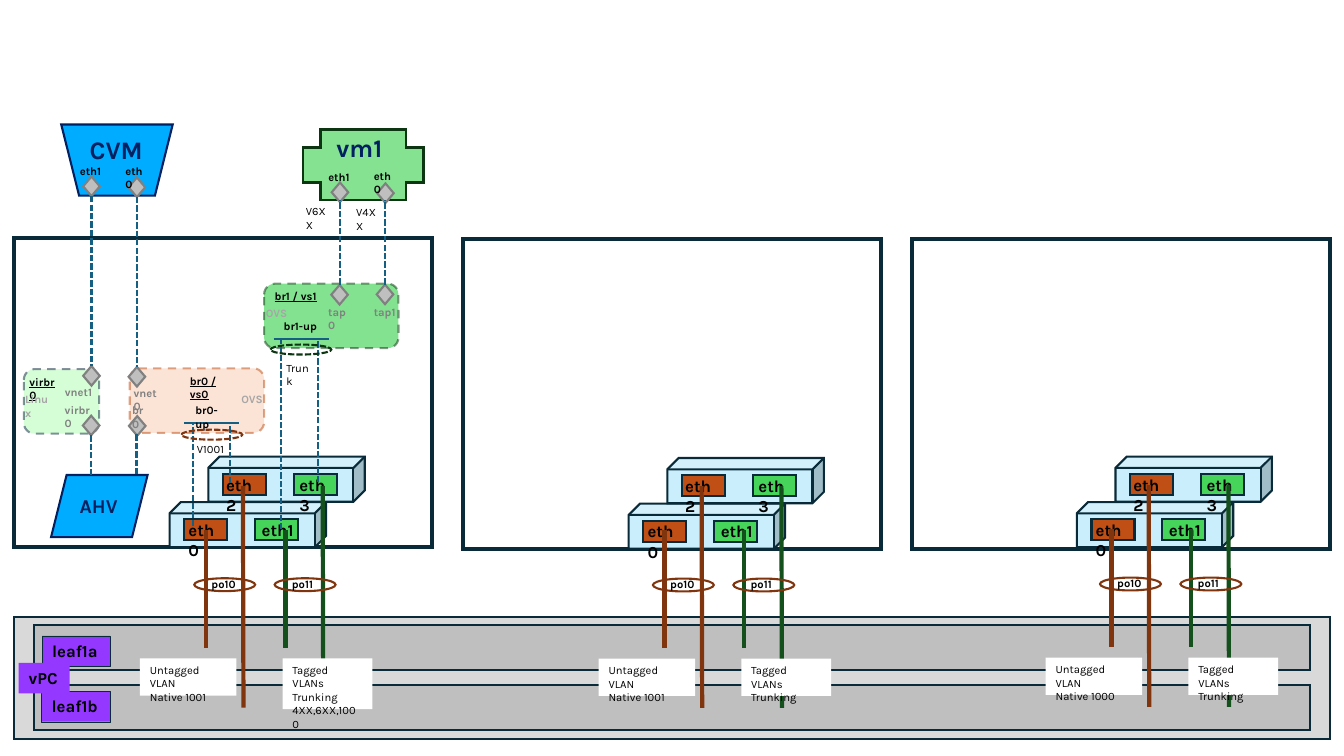
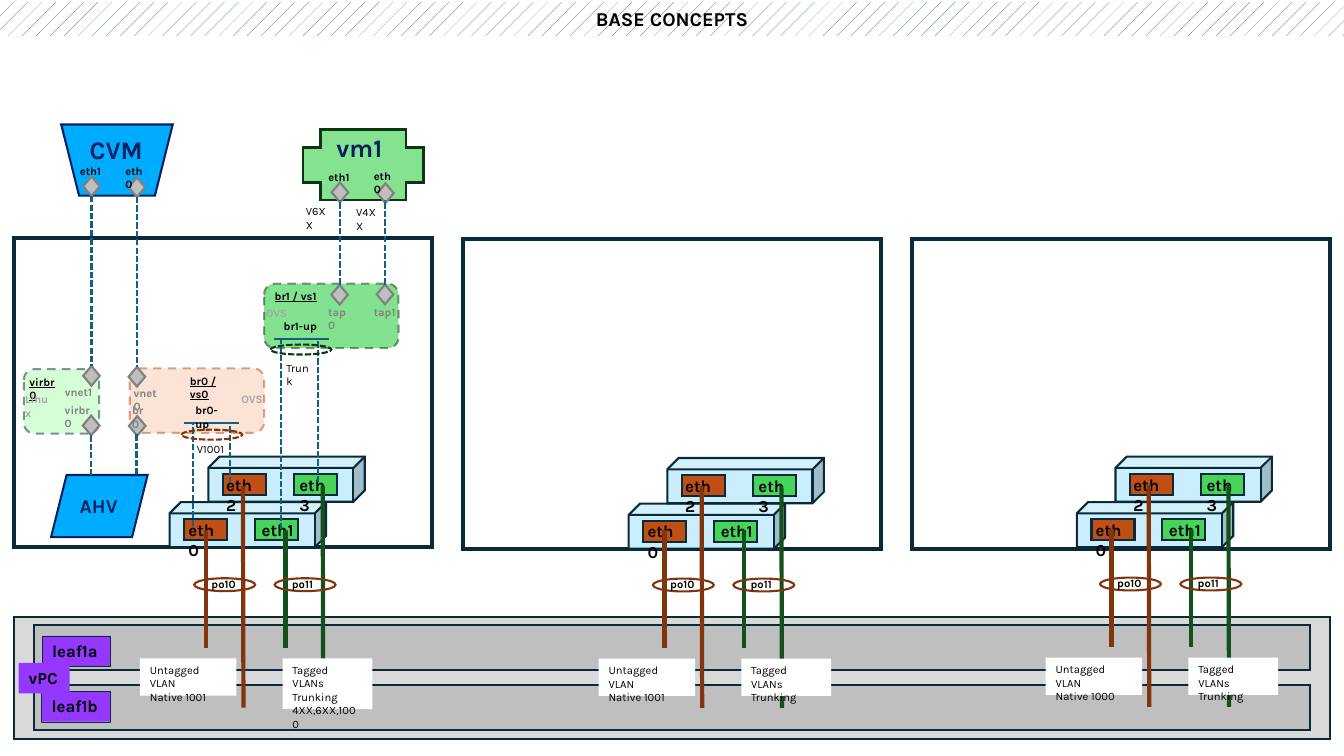
Before and after one commit to Focaccio/refnet, a slide deck: slide 1 of rn580_sys-nutanix/rn58x_ntx-concepts-gfx/ntx-build-concepts-gf-20250101b.pptx. Drawn at 1344x756 pixels with LibreOffice and Linux fonts; fonts in the diff are those of the drawing. Boxes give left, top, right and bottom in pixels: in the first picture for what was removed or moved away, otherwise in the second. Text is boxed around its words. In the diff, an @@ line names an element or a change of style, - is before the commit and + after.

```diff
--- a/rn580_sys-nutanix/rn58x_ntx-concepts-gfx/ntx-build-concepts-gf-20250101b.pptx
+++ b/rn580_sys-nutanix/rn58x_ntx-concepts-gfx/ntx-build-concepts-gf-20250101b.pptx
@@ text added at [596,8,748,32], 14 pt, text #000000, bold @@
+BASE CONCEPTS
```
Also in this commit, not shown: 1 slide added, 6 other files.
